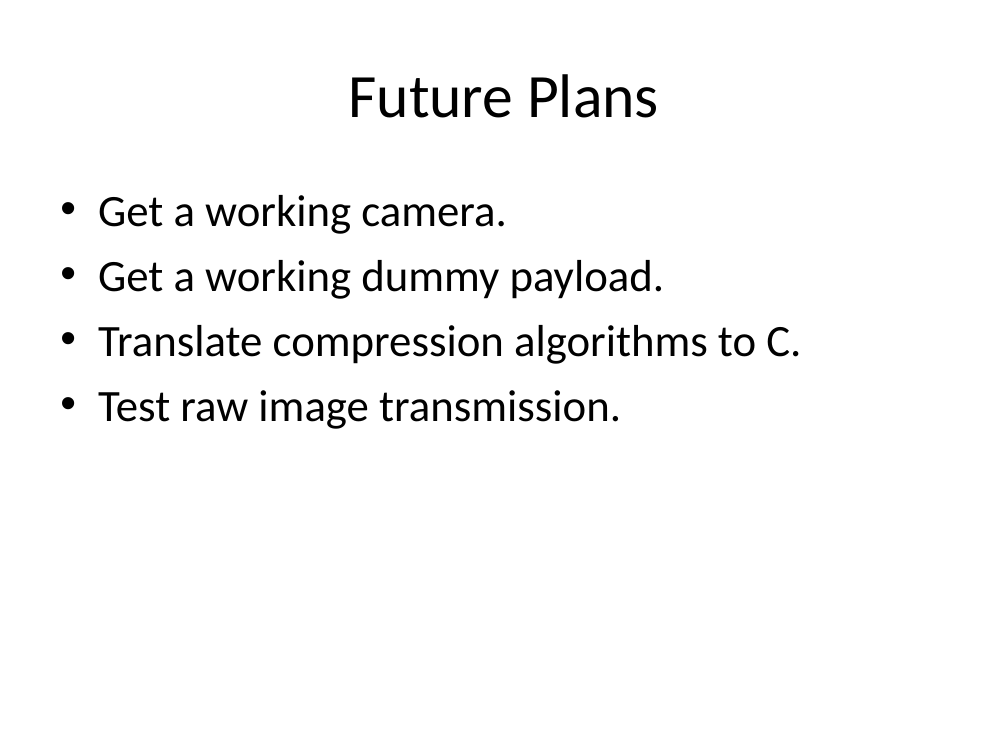
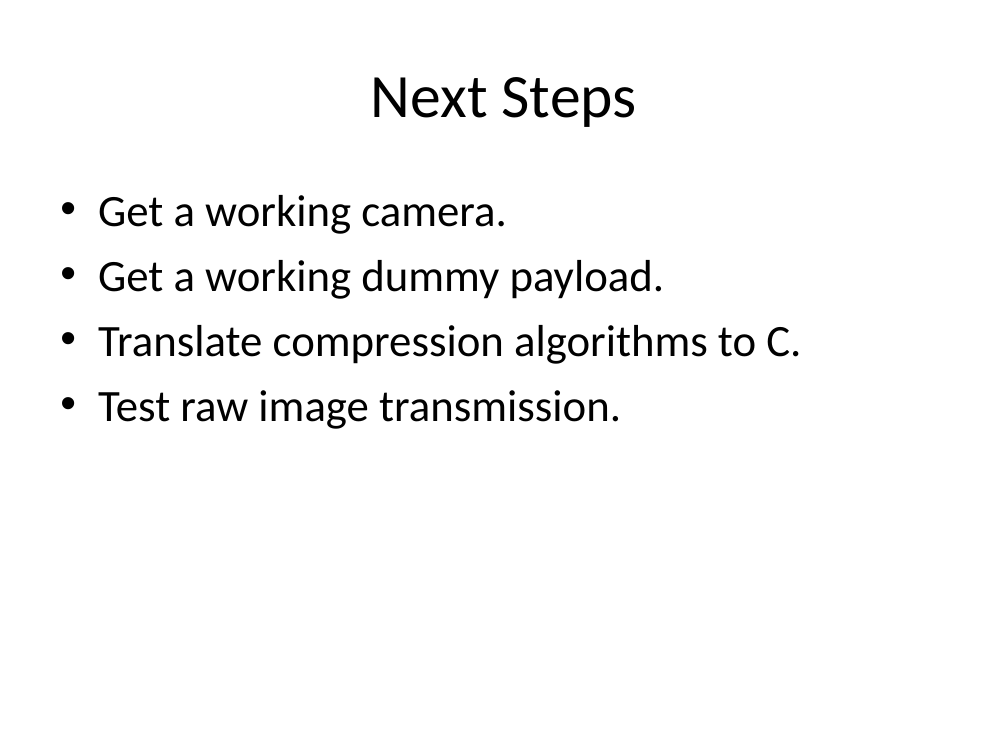
Before and after one commit to andybusse/uavcamera, a slide deck: slide 28 of documents/GDP Group 18 pres.ppt. Drawn at 1008x756 pixels with LibreOffice and Linux fonts; fonts in the diff are those of the drawing. Boxes give left, top, right and bottom in pixels: in the first picture for what was removed or moved away, otherwise in the second. Text is boxed around its words. In the diff, an @@ line names an element or a change of style, - is before the commit and + after.

```diff
--- a/documents/GDP Group 18 pres.ppt
+++ b/documents/GDP Group 18 pres.ppt
@@ title at (x1=371, y1=77, x2=637, y2=127): text changed @@
-Future Plans
+Next Steps
```
Also in this commit, not shown: 6 other slides changed, 5 slides added, 3 slides removed.
